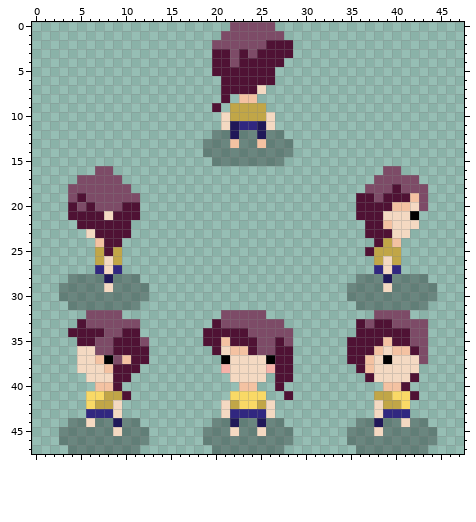
One commit to this pixel-art sprite: Character/Girl.png. This is how it looked before the edit.
The file is 96x96 pixels, drawn in blocks of 2x2; one block is one cell here.
The same view after the edit:
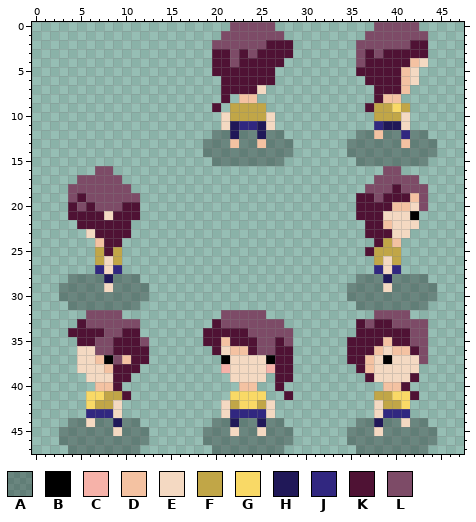
Palette (. is transparent): A #0000004b  B #000000  C #f6b2a9  D #f4c2a2  E #f4d9c2  F #c1a647  G #f9d966  H #201858  J #312780  K #4f1234  L #7d4b67
From the commit log: Adds north-east character sprite
Diff:
Changed rows in their new state; - is an unchanged pixel.
first column x 35:
 0 ---LLLLL--
 1 --LLLLLLL-
 2 -LLLLLLKK-
 3 -LKLKKKKK-
 4 -LKKKKKDE-
 5 -KKKKKDE--
 6 --KKKKDE--
 7 ---KKKD---
 8 ---KDD----
 9 --KFFGF---
10 ---FFFE---
11 ---JHHE---
12 -AADAAJAA-
13 AAAAAADAAA
14 AAAAAAAAAA
15 -AAAAAAAA-
Pixel boxes of the changes (left, top, right, bottom) in both pictures:
added: (347, 22, 437, 166)
